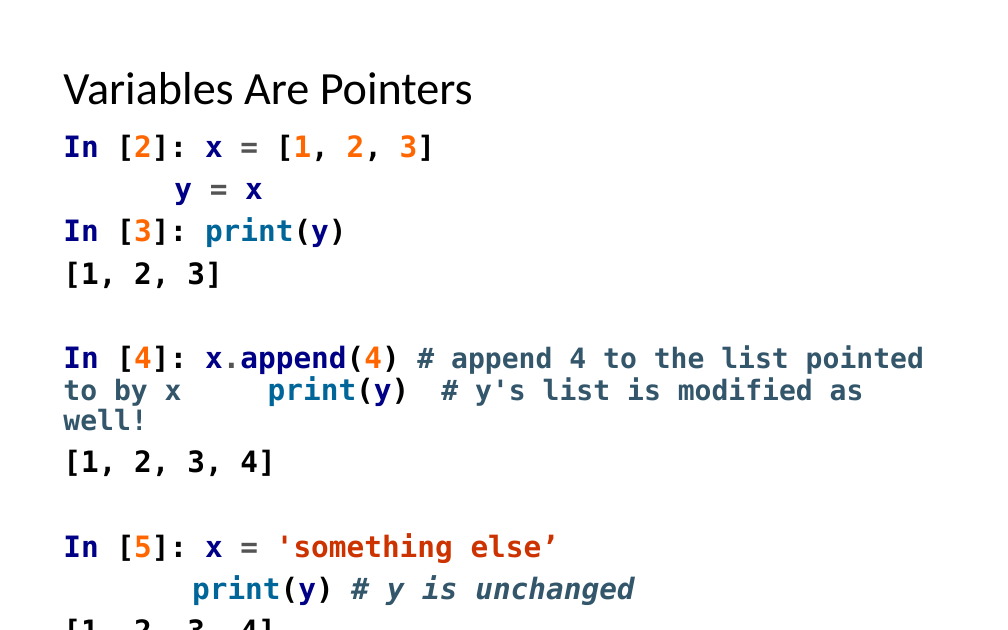
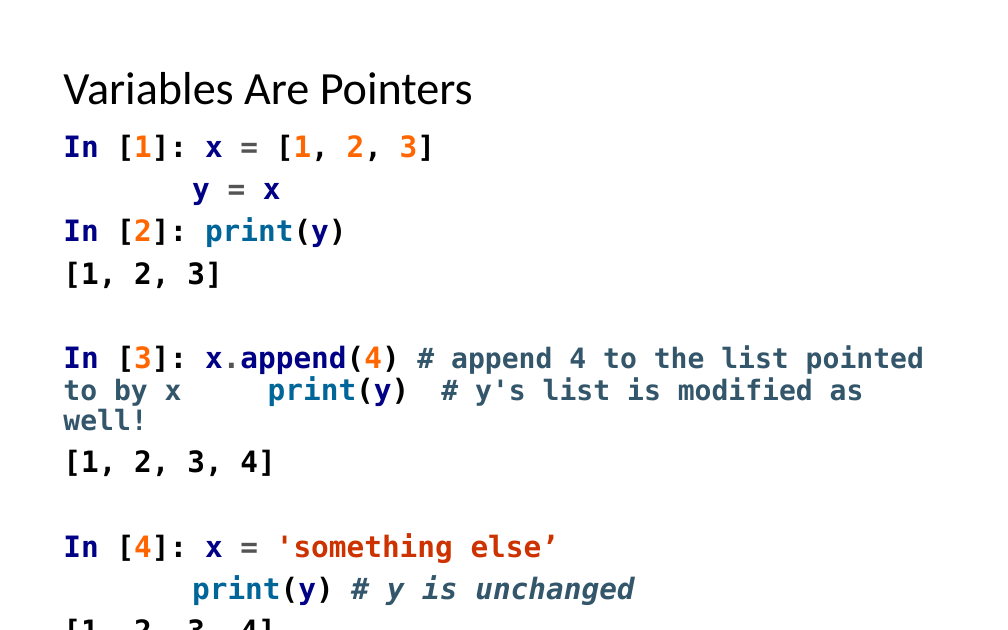
Before and after one commit to LongBaoNguyen/longbaonguyen.github.io, a slide deck: slide 28 of courses/apcsp/lect6.pptx (slide 31 before the commit). Drawn at 1008x630 pixels with LibreOffice and Linux fonts; fonts in the diff are those of the drawing. Boxes give left, top, right and bottom in pixels: in the first picture for what was removed or moved away, otherwise in the second. Text is boxed around its words. In the diff, an @@ line names an element or a change of style, - is before the commit and + after.

```diff
--- a/courses/apcsp/lect6.pptx
+++ b/courses/apcsp/lect6.pptx
@@ text at box(63, 134, 435, 161): text changed @@
-In [2]: x = [1, 2, 3]
+In [1]: x = [1, 2, 3]
@@ text at box(63, 218, 347, 247): text changed @@
-In [3]: print(y)
+In [2]: print(y)
@@ text at box(63, 345, 924, 431): text changed @@
-In [4]: x.append(4) # append 4 to the list pointed to by x print(y) # y's list is modified as well!
+In [3]: x.append(4) # append 4 to the list pointed to by x print(y) # y's list is modified as well!
@@ text at box(63, 533, 560, 563): text changed @@
-In [5]: x = 'something else’
+In [4]: x = 'something else’
```
Also in this commit, not shown: 19 other slides changed, 2 slides added, 5 slides removed, 2 other files.
